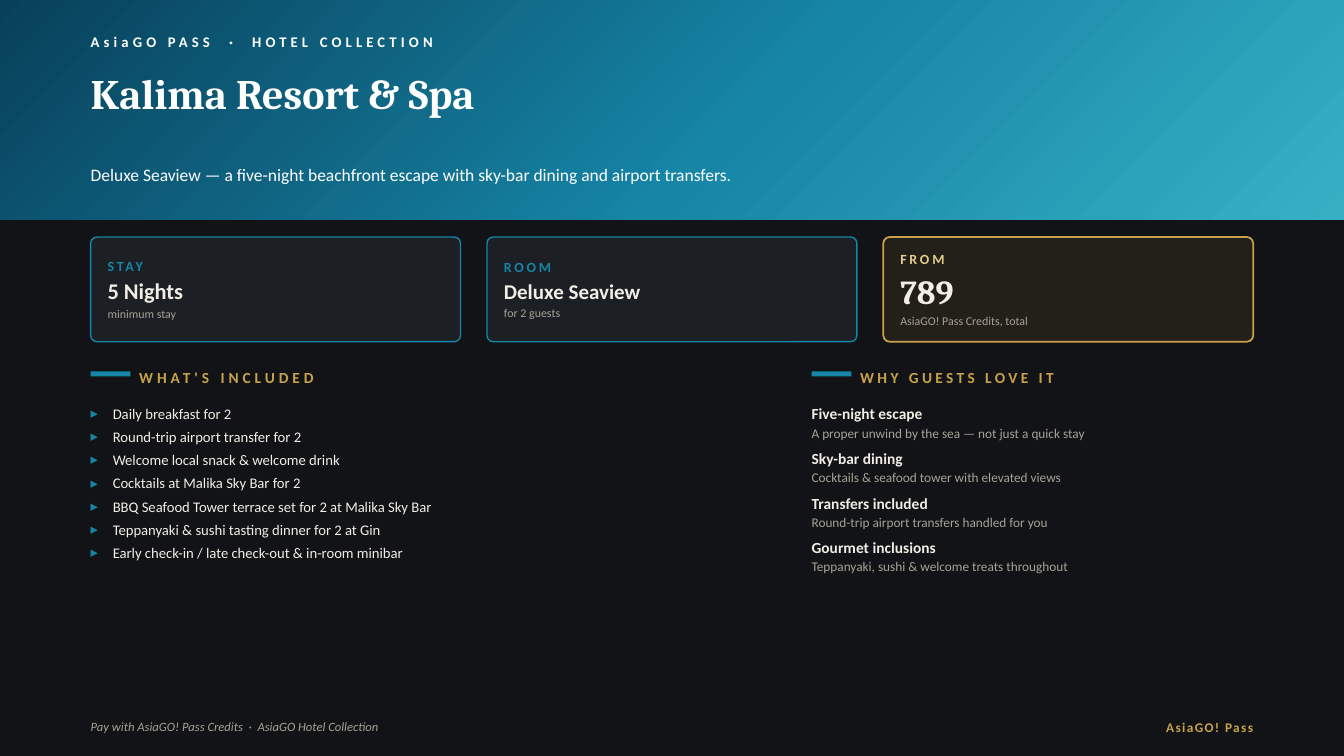
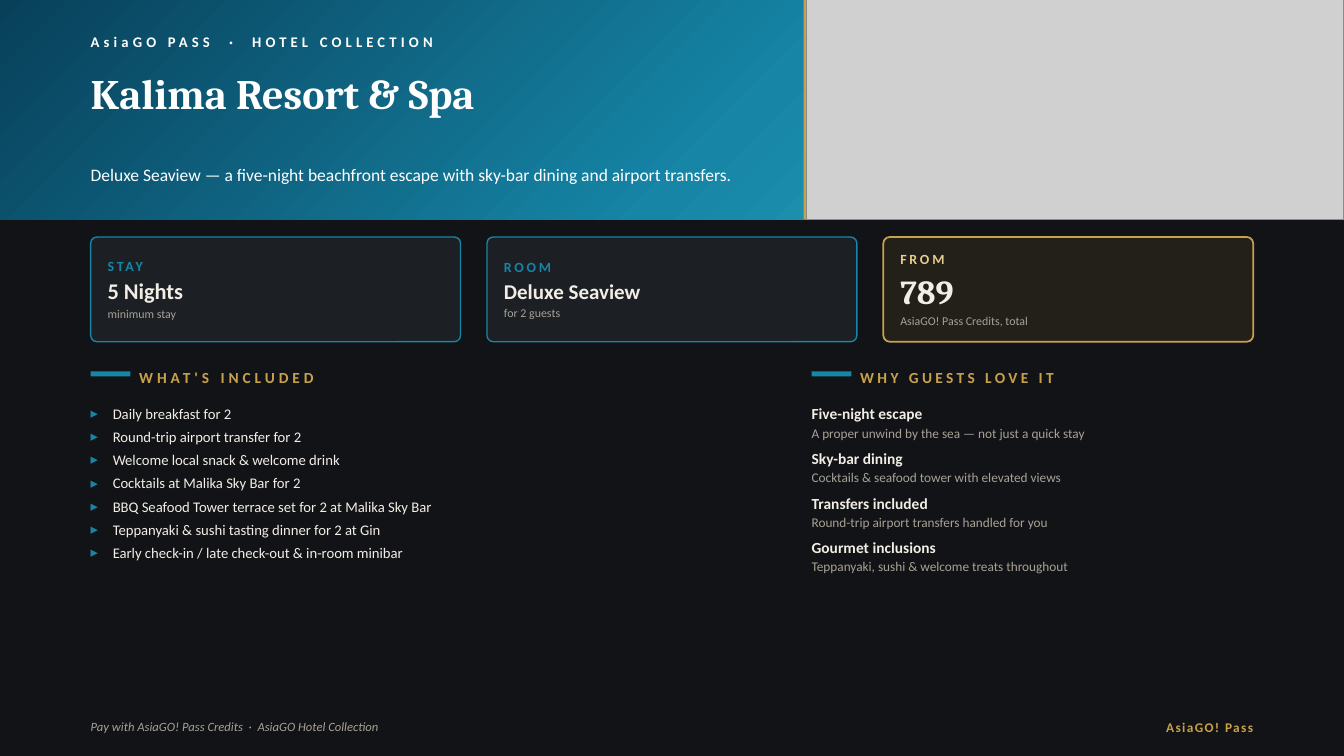
Before and after one commit to zitounesup/ai_book, a slide deck: slide 18 of AsiaGO_Pass_WITH_10_PACKAGES.pptx. Drawn at 1344x756 pixels with LibreOffice and Linux fonts; fonts in the diff are those of the drawing; grey boxes stand for pictures. Boxes give left, top, right and bottom in pixels: in the first picture for what was removed or moved away, otherwise in the second. Text is boxed around its words. In the diff, an @@ line names an element or a change of style, - is before the commit and + after.

```diff
--- a/AsiaGO_Pass_WITH_10_PACKAGES.pptx
+++ b/AsiaGO_Pass_WITH_10_PACKAGES.pptx
@@ rectangle added at (x1=804, y1=0, x2=807, y2=220), fill #C8A24A @@
@@ picture added at (x1=807, y1=0, x2=1344, y2=220) @@
```
Also in this commit, not shown: 4 other slides changed, 1 other file.
